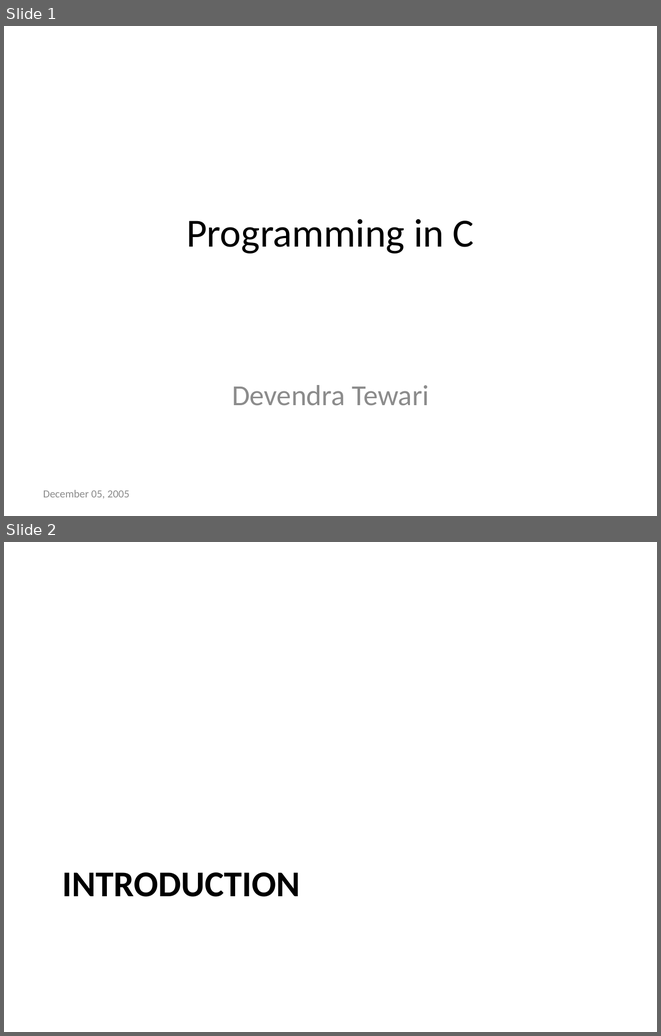
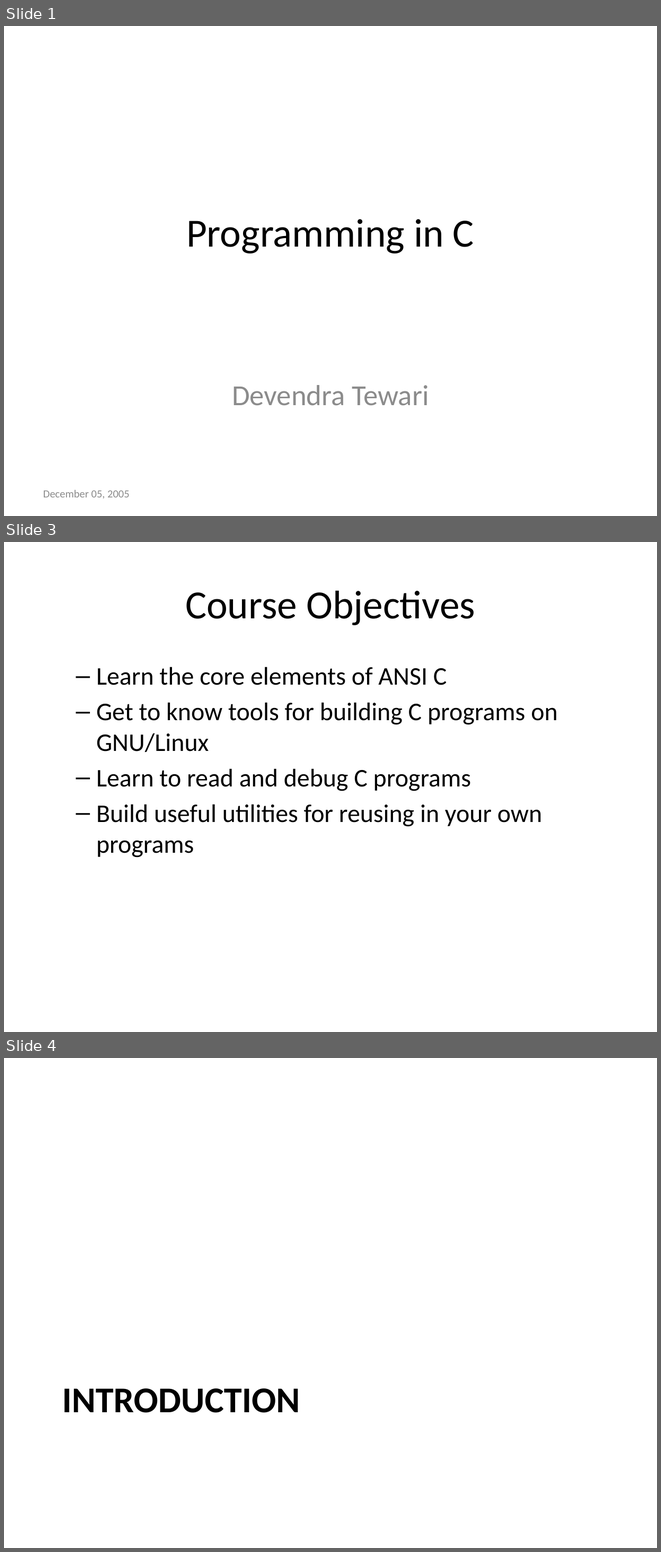
Before and after one commit to tewarid/course-c, a slide deck: slides.pptx. Shown one above the other, each under a label of ours: slides 1 and 2 before the commit, slides 1, 3 and 4 after it; the slides between them are not shown. The pictures are 661x1036 and 661x1552 pixels, drawn with LibreOffice and Linux fonts; fonts in the diff are those of the drawing. Boxes give left, top, right and bottom in pixels: in the first picture for what was removed or moved away, otherwise in the second. Text is boxed around its words. In the diff, an @@ line names an element or a change of style, - is before the commit and + after.

```diff
--- a/slides.pptx
+++ b/slides.pptx
@@ slide 3 added at (x1=4, y1=542, x2=657, y2=1032), background #FFFFFF @@
@@ title added at (x1=185, y1=590, x2=475, y2=625), 44 pt, text #000000 @@
+Course Objectives
@@ text added at (x1=96, y1=667, x2=557, y2=857), 28 pt, text #000000 @@
+  – Learn the core elements of ANSI C
+  – Get to know tools for building C programs on GNU/Linux
+  – Learn to read and debug C programs
+  – Build useful utilities for reusing in your own programs
@@ what was slide 2 is now slide 4 @@
```
Also in this commit, not shown: 9 slides changed, 1 other slide added, 2 slides removed, 14 other files.
